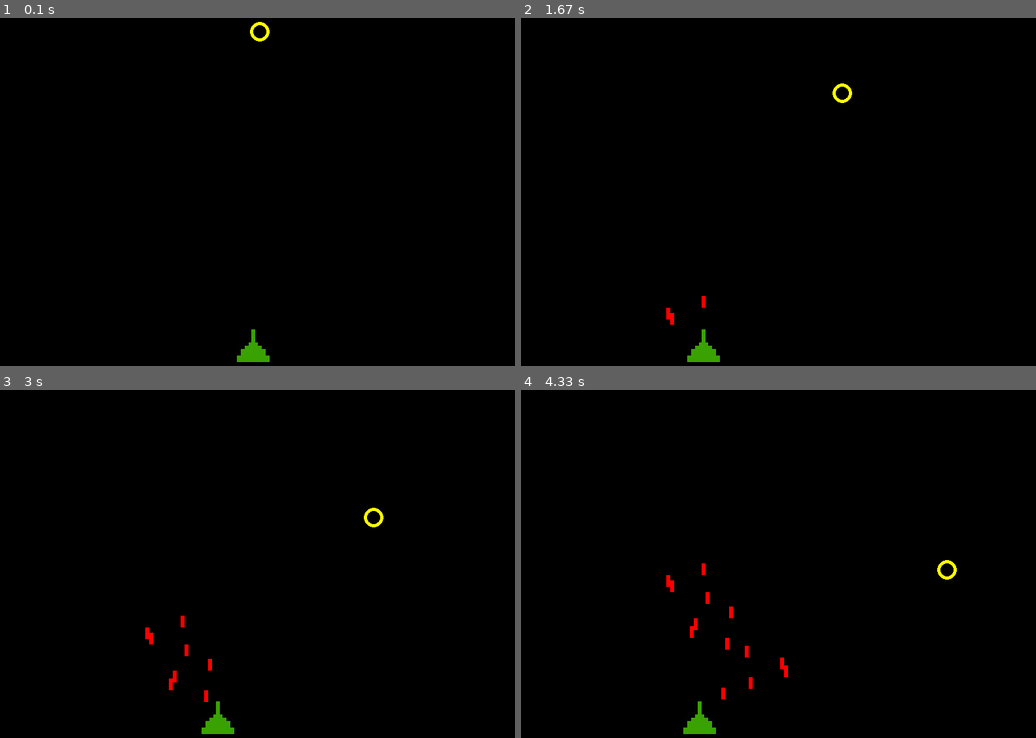
Above: before the commit, frames 1-4 (two rows, left to right).
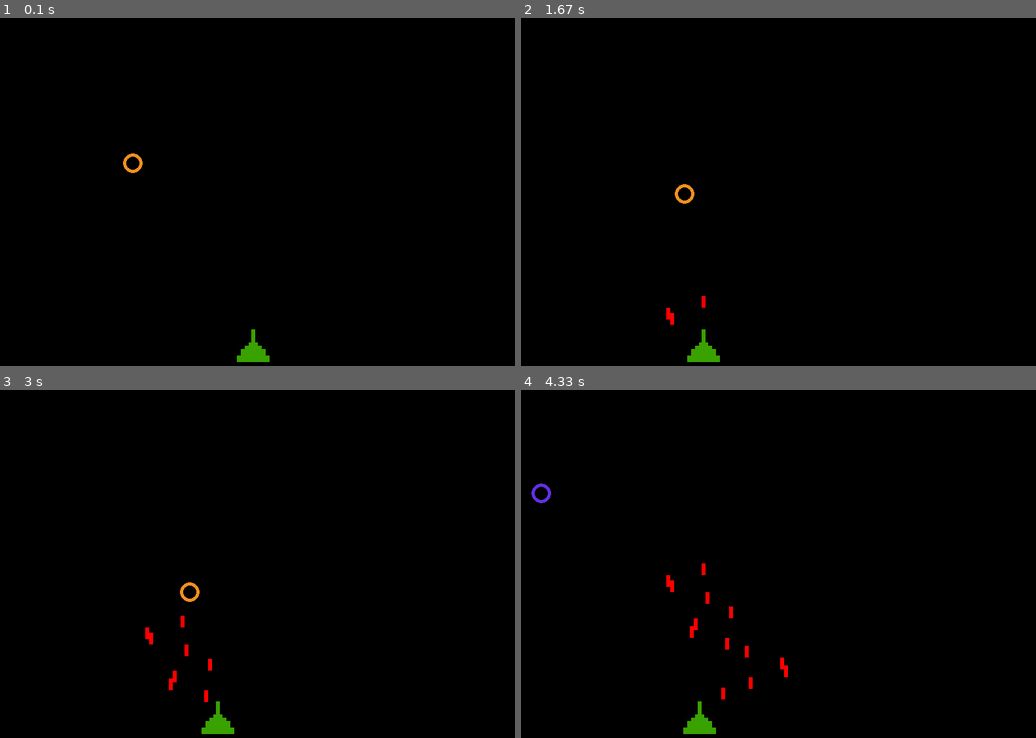
Above: after the commit, the same moments.

Repository: andre-korkin/test-pygame
Game: pygame game, started from main.py
Same seed, same stepped clock (60 frames per second), same inputs: the game is played once before the commit and once after it.
Inputs:
- Up to frame 1 (0.1 s): no input
- Up to frame 2 (1.67 s): hold Left 0.33-0.87 s; hold Left 0.9-1.3 s; tap Space at 0.97, 1.27, 1.4 s; hold Right from 1.33 s (still down)
- Up to frame 3 (3 s): tap Space at 1.7, 2.07, 2.37, 2.57, 2.87 s; release Right at 1.97 s; hold Left 2-2.47 s; hold Right 2.5-2.97 s
- Up to frame 4 (4.33 s): hold Right 3-3.47 s; tap Space at 3.07, 3.37, 3.57, 3.87, 4.13 s; hold Left 3.5-4.03 s; hold Left from 4.07 s (still down)

The runs differ from the first frame. In frame 1, 0.2% of the frame differs, in the area x 23-53%, y 1-45%; in frame 2, 0.2%; in frame 3, 0.2%; in frame 4, 0.2%.

Commit message:
add score and a few circles

Diff:
--- a/main.py
+++ b/main.py
@@ -1,5 +1,6 @@
 import sys
 import pygame
+from random import randint as rnd
 
 
 def run():
@@ -17,6 +18,7 @@
 	RED = (255, 0, 0)
 
 	game = True
+	score = 0
 
 	#------------------------------
 	GUN_WIDTH = 50
@@ -35,8 +37,9 @@
 	bullits = []
 
 	#------------------------------
-	OPPONENT_STEP = 1
-	opponents = [opponentCreate(screen_rect)]
+	OPPONENT_STEP = 0.5
+	opponent_amount = 1
+	opponents = [opponentCreate(screen_rect, WIN_WIDTH, WIN_HEIGHT)]
 
 	#------------------------------
 	while game:
@@ -61,7 +64,19 @@
 			for opponent in opponents:
 				if isHit(bullit, opponent):
 					opponents.remove(opponent)
-					opponents.append(opponentCreate(screen_rect))
+					score += 1
+					if score == 10:
+						opponent_amount = 2
+						opponents = []
+						for i in range(opponent_amount):
+							opponents.append(opponentCreate(screen_rect, WIN_WIDTH, WIN_HEIGHT))
+					elif score == 40:
+						opponent_amount = 3
+						opponents = []
+						for i in range(opponent_amount):
+							opponents.append(opponentCreate(screen_rect, WIN_WIDTH, WIN_HEIGHT))
+					else:
+						opponents.append(opponentCreate(screen_rect, WIN_WIDTH, WIN_HEIGHT))
 
 			if bullit['y'] > 0:
 				bullit['y'] -= BULLIT_STEP
@@ -177,12 +192,12 @@
 #-------------------------------- OPPONENT -----------------------------------
 
 
-def opponentCreate(screen_rect):
+def opponentCreate(screen_rect, win_width, win_height):
 	"""  Opponent creating  """
 	surf = pygame.Surface((30, 30))
-	pygame.draw.circle(surf, (255, 255, 0), (15, 15), 15, 5)
-	x = screen_rect.centerx - 15
-	y = screen_rect.top + 50
+	pygame.draw.circle(surf, (rnd(0,255), rnd(0,255), rnd(0,255)), (15, 15), 15, 5)
+	x = screen_rect.centerx + rnd(-win_width//2, win_width//2 - 15)
+	y = screen_rect.top + rnd(0, win_height//2)
 	return {'obj': surf, 'x': x, 'y': y, 'vector_x': 'right', 'vector_y': 'bottom'}
 
 
